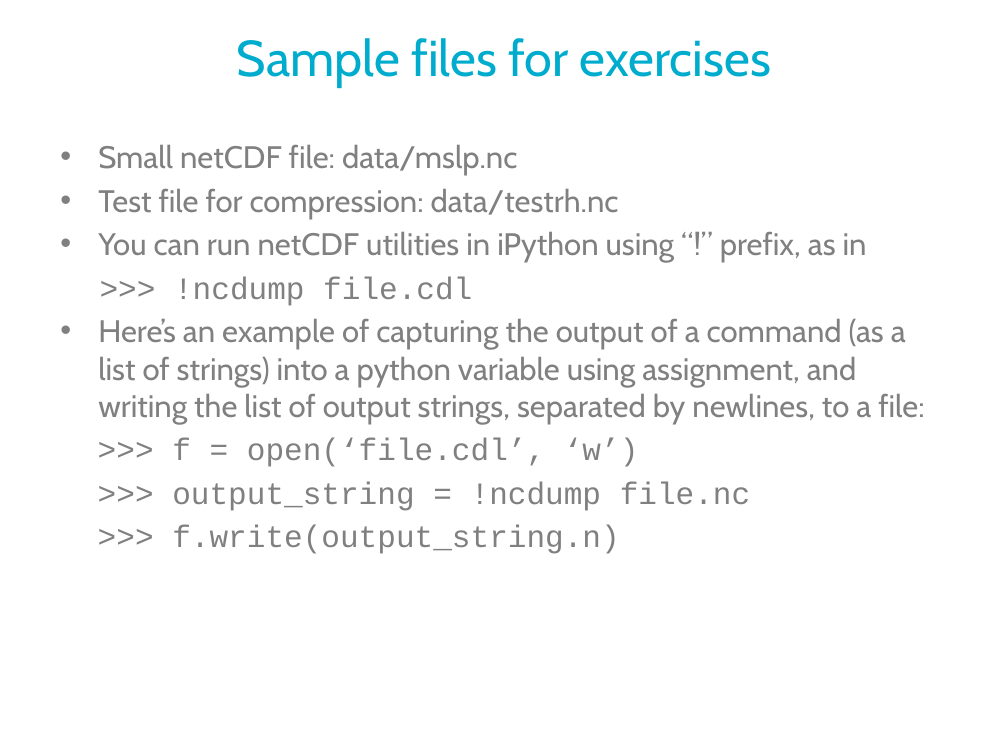
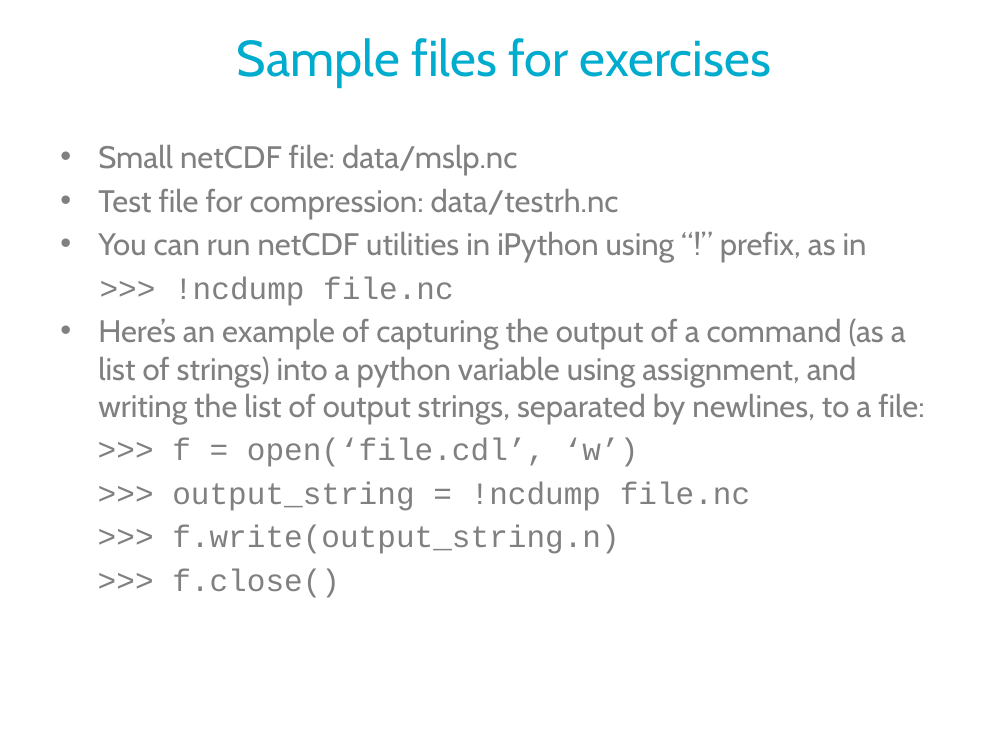
Before and after one commit to Unidata/python-workshop, a slide deck: slide 35 of presentations/netcdf-intro.pptx. Drawn at 1008x756 pixels with LibreOffice and Linux fonts; fonts in the diff are those of the drawing; background and template pictures are left out. Boxes give left, top, right and bottom in pixels: in the first picture for what was removed or moved away, otherwise in the second. Text is boxed around its words. In the diff, an @@ line names an element or a change of style, - is before the commit and + after.

Commit message:
Fix typo in Sample files slide

```diff
--- a/presentations/netcdf-intro.pptx
+++ b/presentations/netcdf-intro.pptx
@@ text at (174, 276, 454, 306): text changed @@
-  >>> !ncdump file.cdl
+  >>> !ncdump file.nc
@@ text at (172, 569, 340, 598): paragraph added @@
+>>> f.close()
```
Also in this commit, not shown: 1 other slide changed, 1 other file.
